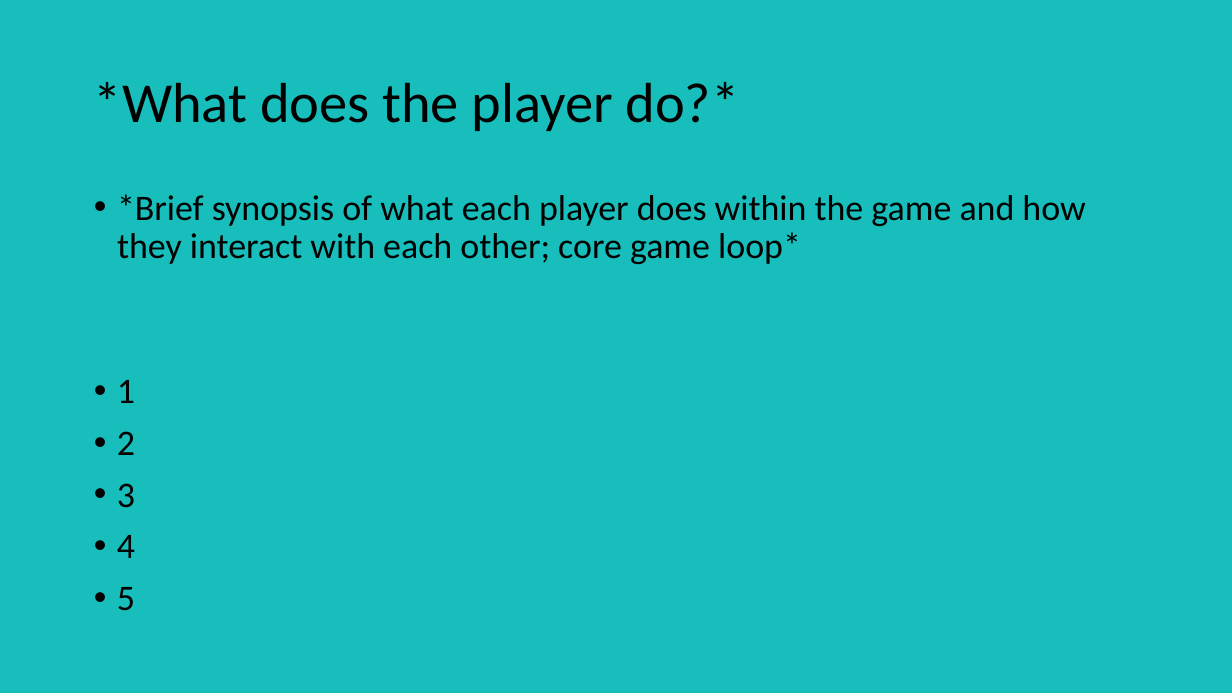
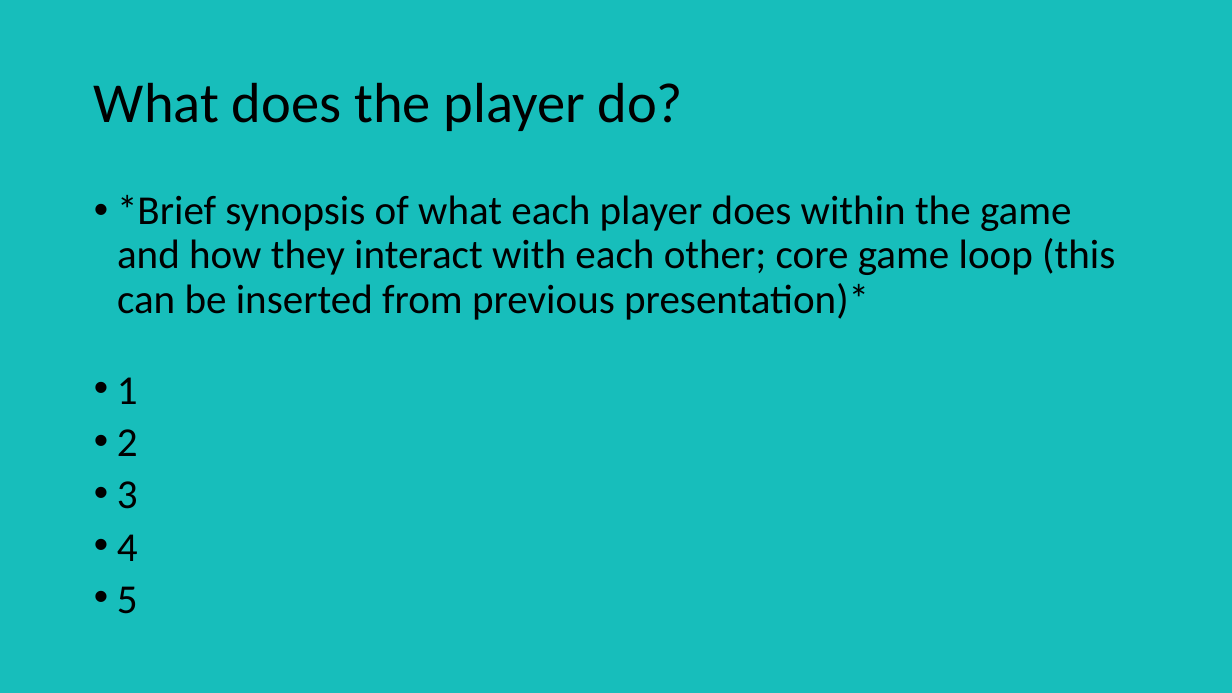
Before and after one commit to UoSGroupProjects1718/mgp-mgp-group-6, a slide deck: slide 3 of Pitch Presentations/Second Pitch Template.pptx. Drawn at 1232x693 pixels with LibreOffice and Linux fonts; fonts in the diff are those of the drawing. Boxes give left, top, right and bottom in pixels: in the first picture for what was removed or moved away, otherwise in the second. Text is boxed around its words. In the diff, an @@ line names an element or a change of style, - is before the commit and + after.

Commit message:
Uploaded Revised Presentation PowerPoint
Also uploaded appropriate stock images (edited and otherwise) for potential later use.

```diff
--- a/Pitch Presentations/Second Pitch Template.pptx
+++ b/Pitch Presentations/Second Pitch Template.pptx
@@ title at [94,83,683,131]: text changed @@
-*What does the player do?*
+What does the player do?
@@ text at [117,195,1115,320]: text changed; size 28 to 32 pt @@
-• *Brief synopsis of what each player does within the game and how they interact with each other; core game loop*
+• *Brief synopsis of what each player does within the game and how they interact with each other; core game loop (this can be inserted from previous presentation)*
@@ text "1" at [117,377,138,614]: size 28 to 32 pt; line spacing 0.9 to 0.8 @@
```
Also in this commit, not shown: 7 other slides changed, 4 slides added, 1 slide removed, 8 other files.
